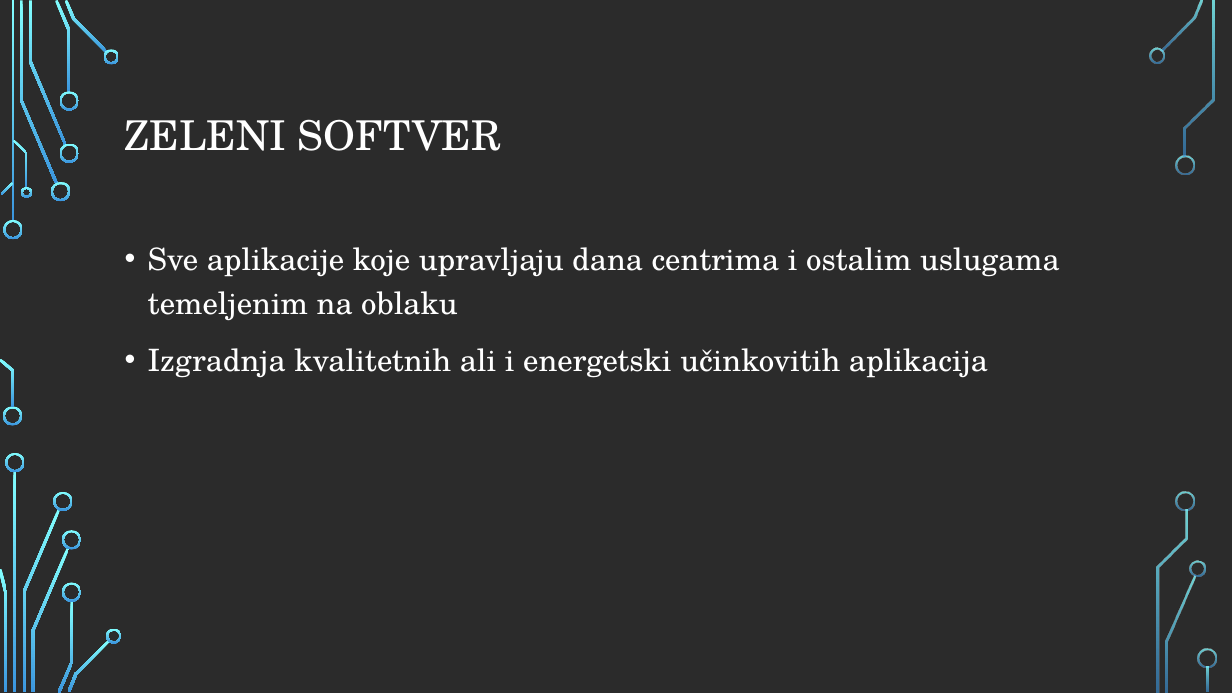
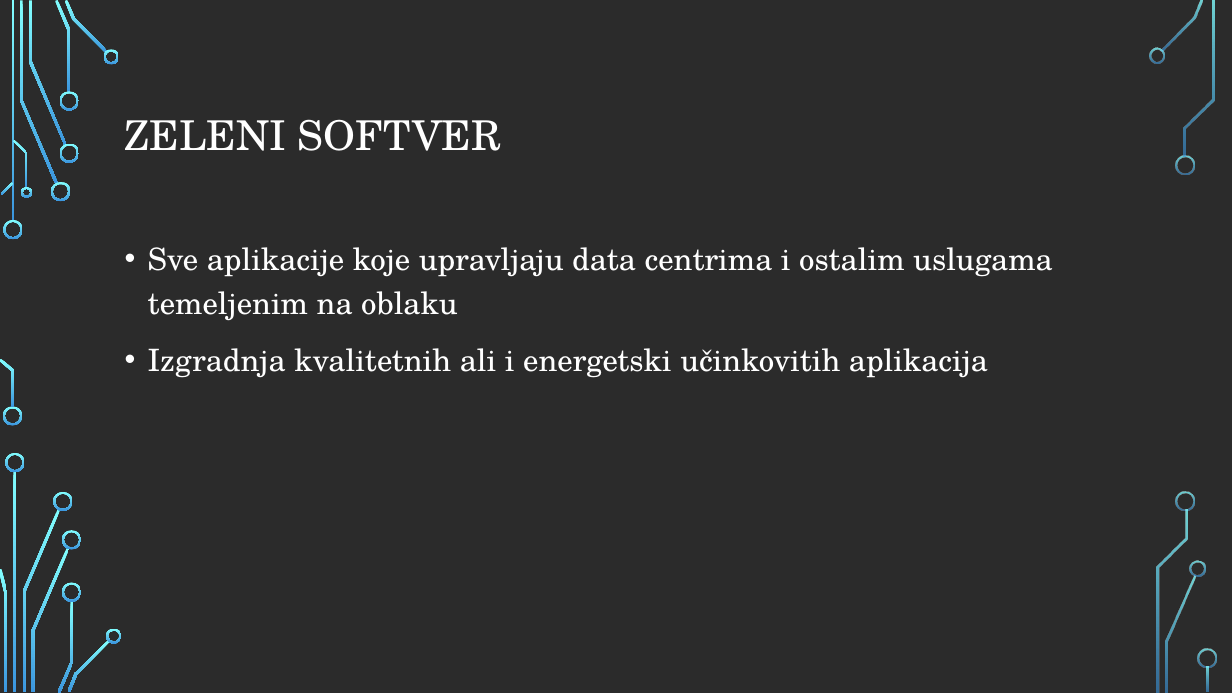
Before and after one commit to MatteoPlisic/Se, a slide deck: slide 15 of Green coding ppt (2).pptx. Drawn at 1232x693 pixels with LibreOffice and Linux fonts; fonts in the diff are those of the drawing; background and template pictures are left out; a plain dark background stands for a picture behind light text. Boxes give left, top, right and bottom in pixels: in the first picture for what was removed or moved away, otherwise in the second. Text is boxed around its words. In the diff, an @@ line names an element or a change of style, - is before the commit and + after.

```diff
--- a/Green coding ppt (2).pptx
+++ b/Green coding ppt (2).pptx
@@ text at (148,247,1053,321): text changed @@
-• Sve aplikacije koje upravljaju dana centrima i ostalim uslugama temeljenim na oblaku
+• Sve aplikacije koje upravljaju data centrima i ostalim uslugama temeljenim na oblaku
```
Also in this commit, not shown: 3 other slides changed, 6 slides added.
